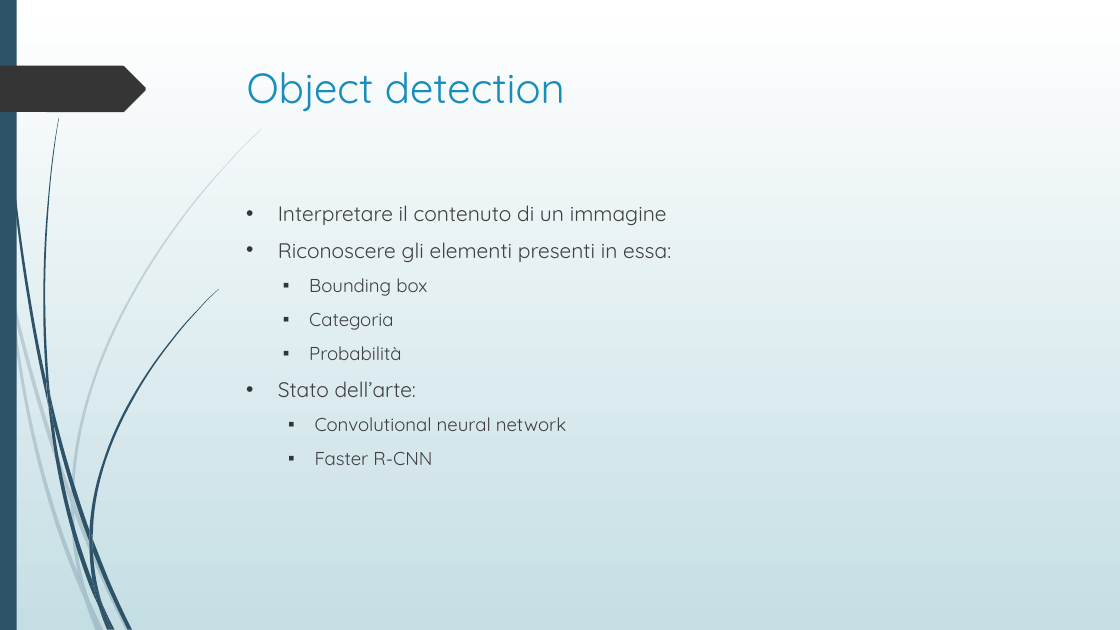
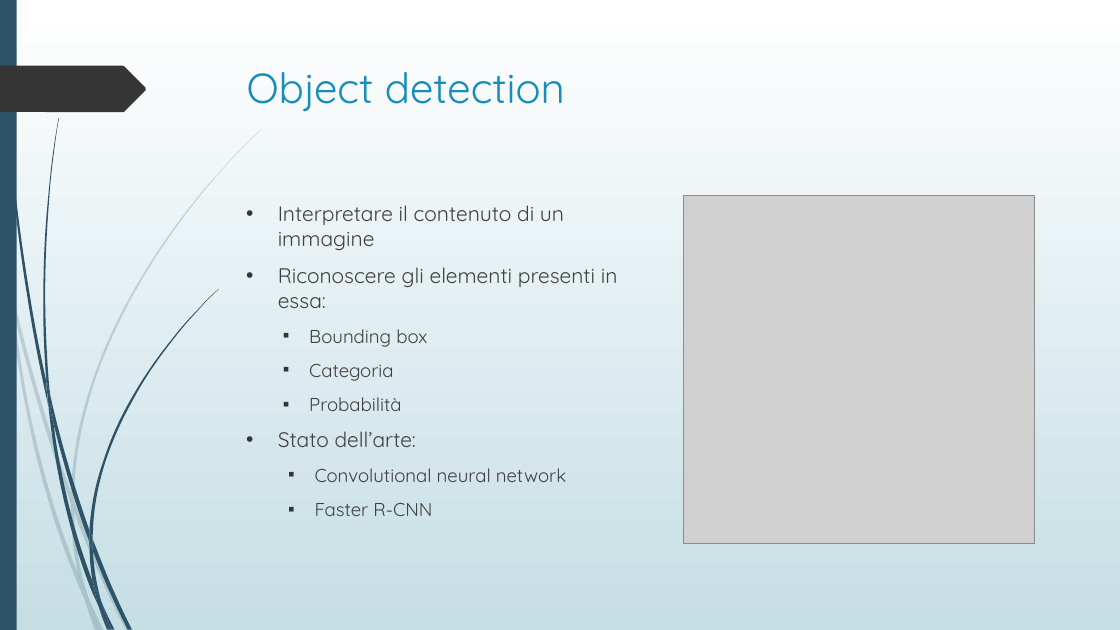
Before and after one commit to davide97l/Tesi-Laurea-Triennale, a slide deck: slide 4 of presentazione_tesi.pptx (slide 3 before the commit). Drawn at 1120x630 pixels with LibreOffice and Linux fonts; fonts in the diff are those of the drawing; grey boxes stand for pictures. Boxes give left, top, right and bottom in pixels: in the first picture for what was removed or moved away, otherwise in the second. Text is boxed around its words. In the diff, an @@ line names an element or a change of style, - is before the commit and + after.

```diff
--- a/presentazione_tesi.pptx
+++ b/presentazione_tesi.pptx
@@ text "Interpretare il contenuto di un ..." rewrapped from (x1=278, y1=205, x2=671, y2=465) to (x1=278, y1=205, x2=618, y2=516) @@
@@ picture added at (x1=684, y1=195, x2=1035, y2=543) @@
```
Also in this commit, not shown: 3 other slides changed, 6 slides added, 5 slides removed, 12 other files.
